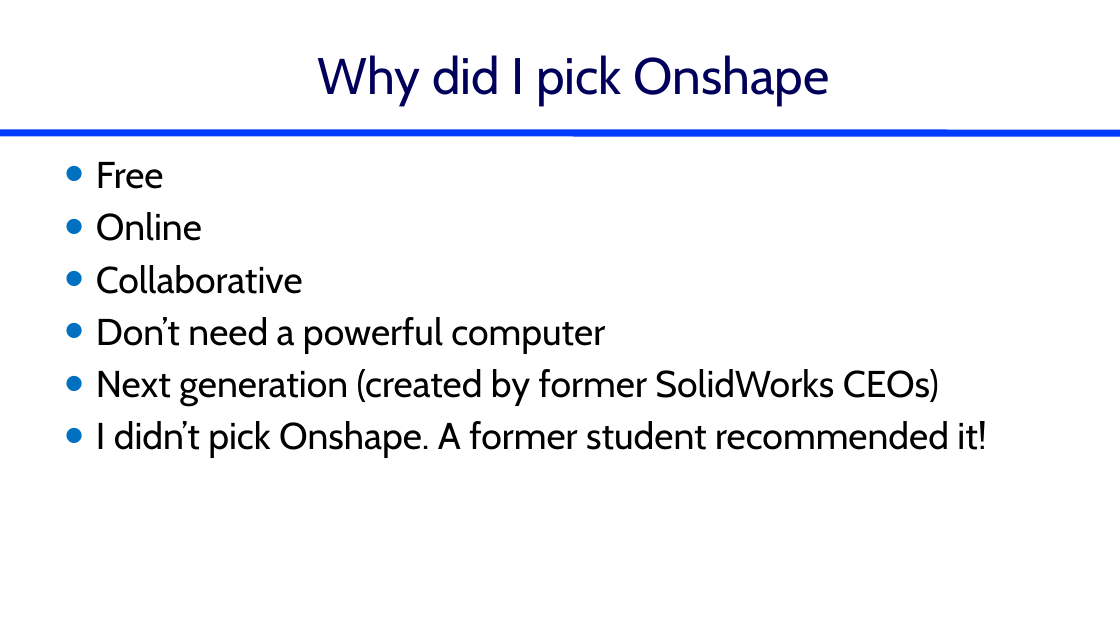
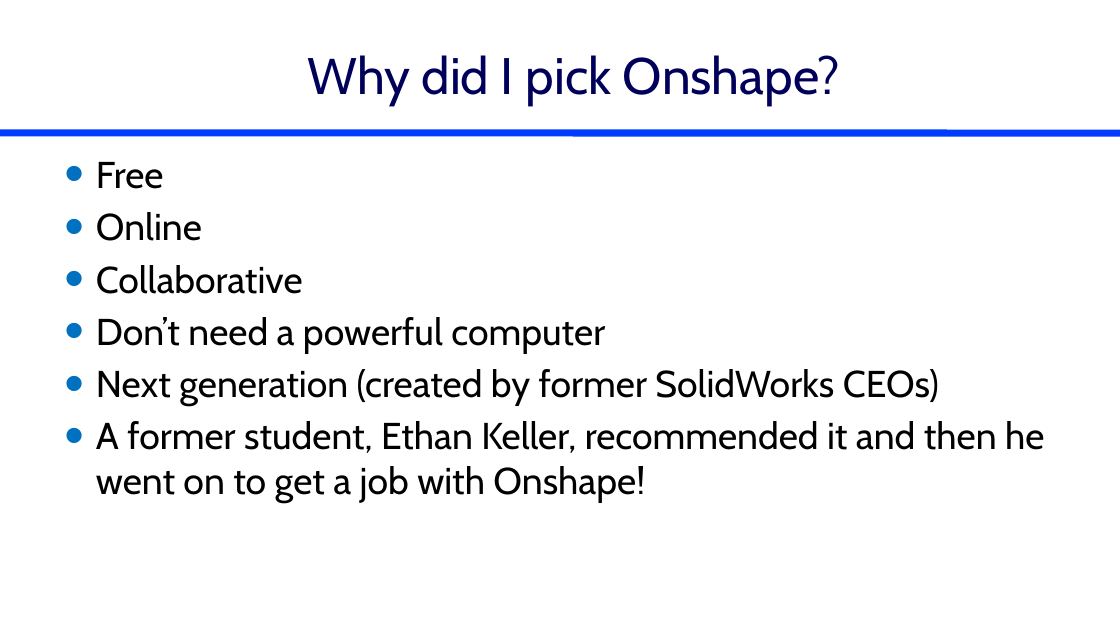
Before and after one commit to monroews/CEE4530, a slide deck: slide 6 of website/pptx/Online_Intro.pptx. Drawn at 1120x630 pixels with LibreOffice and Linux fonts; fonts in the diff are those of the drawing. Boxes give left, top, right and bottom in pixels: in the first picture for what was removed or moved away, otherwise in the second. Text is boxed around its words. In the diff, an @@ line names an element or a change of style, - is before the commit and + after.

```diff
--- a/website/pptx/Online_Intro.pptx
+++ b/website/pptx/Online_Intro.pptx
@@ title at (x1=307, y1=55, x2=840, y2=104): text changed @@
-Why did I pick Onshape
+Why did I pick Onshape?
@@ text at (x1=96, y1=421, x2=1044, y2=503): text changed @@
-• I didn’t pick Onshape. A former student recommended it!
+• A former student, Ethan Keller, recommended it and then he went on to get a job with Onshape!
```
Also in this commit, not shown: 4 other slides changed.
